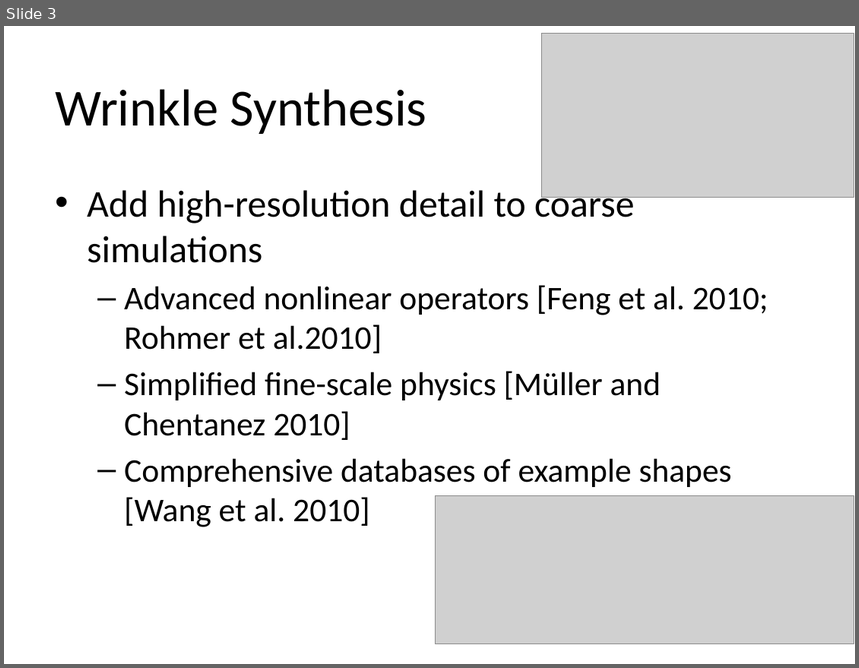
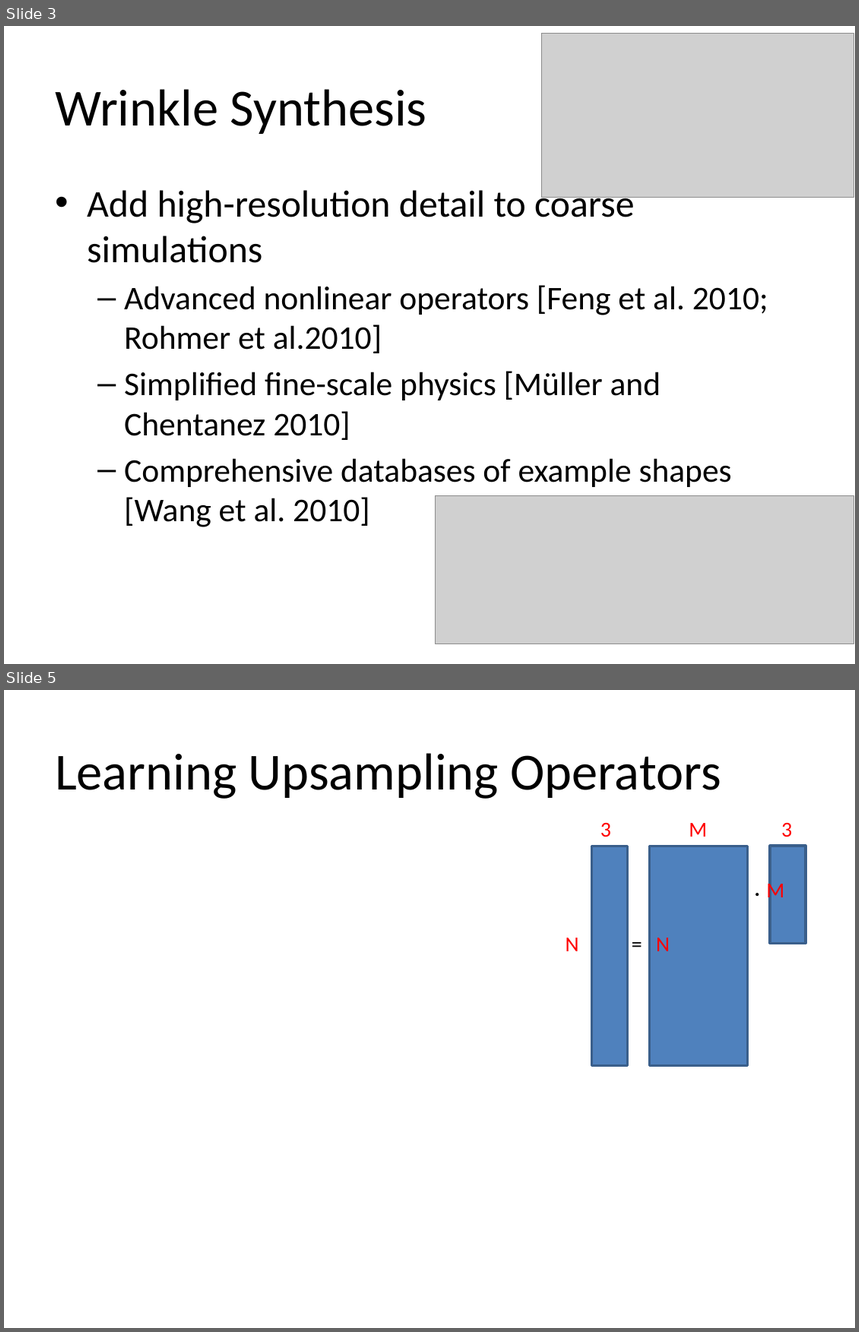
Before and after one commit to JiongCHEN/paper-reading, a slide deck: kavan11/template.pptx. Shown one above the other, each under a label of ours: slide 3 before the commit, slides 3 and 5 after it; the slides between them are not shown. The pictures are 859x668 and 859x1332 pixels, drawn with LibreOffice and Linux fonts; fonts in the diff are those of the drawing; grey boxes stand for pictures. Boxes give left, top, right and bottom in pixels: in the first picture for what was removed or moved away, otherwise in the second. Text is boxed around its words. In the diff, an @@ line names an element or a change of style, - is before the commit and + after.

```diff
--- a/kavan11/template.pptx
+++ b/kavan11/template.pptx
@@ slide 5 added at [4,690,855,1328], background #FFFFFF @@
@@ title added at [55,753,721,799], 44 pt, text #000000 @@
+Learning Upsampling Operators
@@ text added at [601,823,611,837], 18 pt, text #FF0000 @@
+3
@@ text added at [689,823,707,837], 18 pt, text #FF0000 @@
+M
@@ text added at [781,823,792,837], 18 pt, text #FF0000 @@
+3
@@ rectangle added at [592,846,628,1065], fill #4F81BD, outline #3A5F8C 2 pt @@
@@ rectangle added at [649,846,747,1065], fill #4F81BD, outline #3A5F8C 2 pt @@
@@ rectangle added at [770,846,806,944], fill #4F81BD, outline #3A5F8C 2 pt @@
@@ text added at [747,870,770,904], 18 pt, text #000000, bold @@
+.
@@ text added at [766,880,785,903], 18 pt, text #FF0000 @@
+M
@@ text added at [566,938,579,951], 18 pt, text #FF0000 @@
+N
@@ text added at [623,926,647,960], 18 pt, text #000000 @@
+=
@@ text added at [656,938,670,951], 18 pt, text #FF0000 @@
+N
```
Also in this commit, not shown: 1 slide changed, 13 other slides added.
